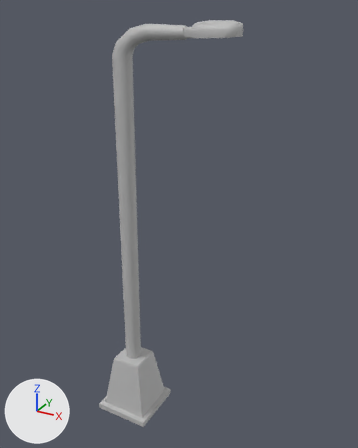
Before and after pictures for a commit that changed the FBX model Assets/Scenes/lamppost.fbx.
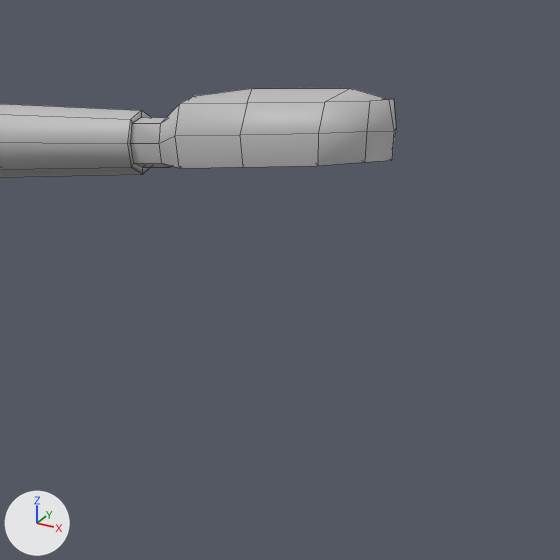
Each version is shown whole from a 50 mm lens placed at (0.1194, -0.169, 0.1968), pointed at (0.0229, 0.0063, 0.1092), then close up on the part from 43% to 78% of the width and 0% to 28% of the height. The lights are fixed; the arrows at lower left show +X, +Y and +Z. The close-ups show mesh edges as thin lines. Where no turn or scale is listed for an object, it has been applied to the vertices.
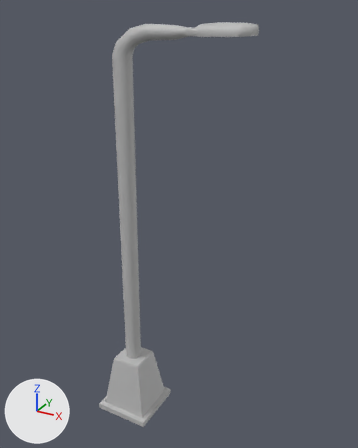
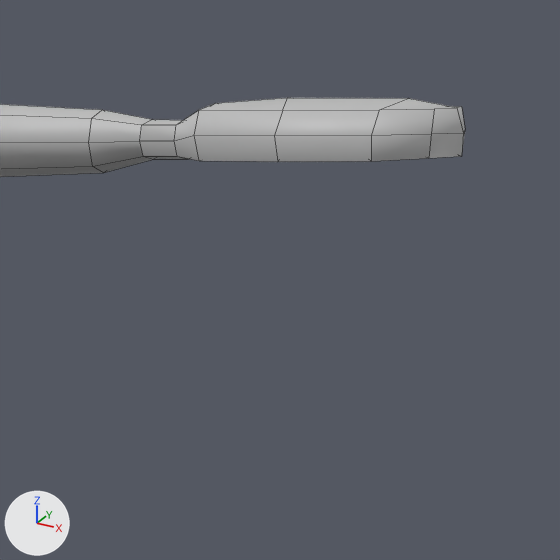
Where the change shows, as pixel boxes (x1, y1, x2, y2) in the close-ups (560 x 560 px):
'pCube2', reshaped
    before: (0, 88, 396, 177)
    after: (0, 98, 465, 177)

Diff of the bpy script that builds the scene:
```diff
--- a/Assets/Scenes/lamppost.fbx.py
+++ b/Assets/Scenes/lamppost.fbx.py
@@ me_mesh @@
 # used by ob_pcube2; location = (0.0, 0.0, 0.0449)
-me_mesh.from_pydata(...)  # 128 vertices, 137 faces; spans x -0.014..0.051, y -0.014..0.014, z -0.041..0.148
+me_mesh.from_pydata(...)  # 128 vertices, 137 faces; spans x -0.014..0.057, y -0.014..0.014, z -0.041..0.147
+# me_mesh part 1: 56 of 128 vertices moved; they spanned x 0.029..0.051, y -0.005..0.005, z 0.141..0.148 and now span x 0.025..0.057, y -0.006..0.006, z 0.141..0.147; mean shift (0.002, 0.0, 0.0); largest move (0.051, 0.0, 0.142) -> (0.057, 0.0, 0.143)
 me_mesh.materials.append(mat_lambert1)
```
